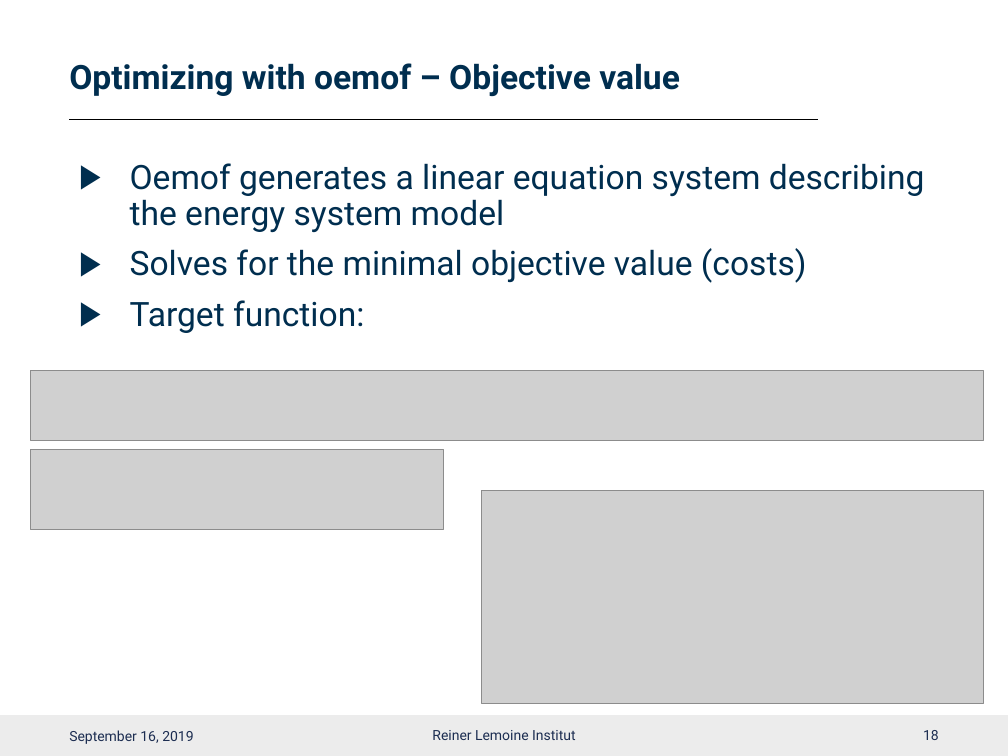
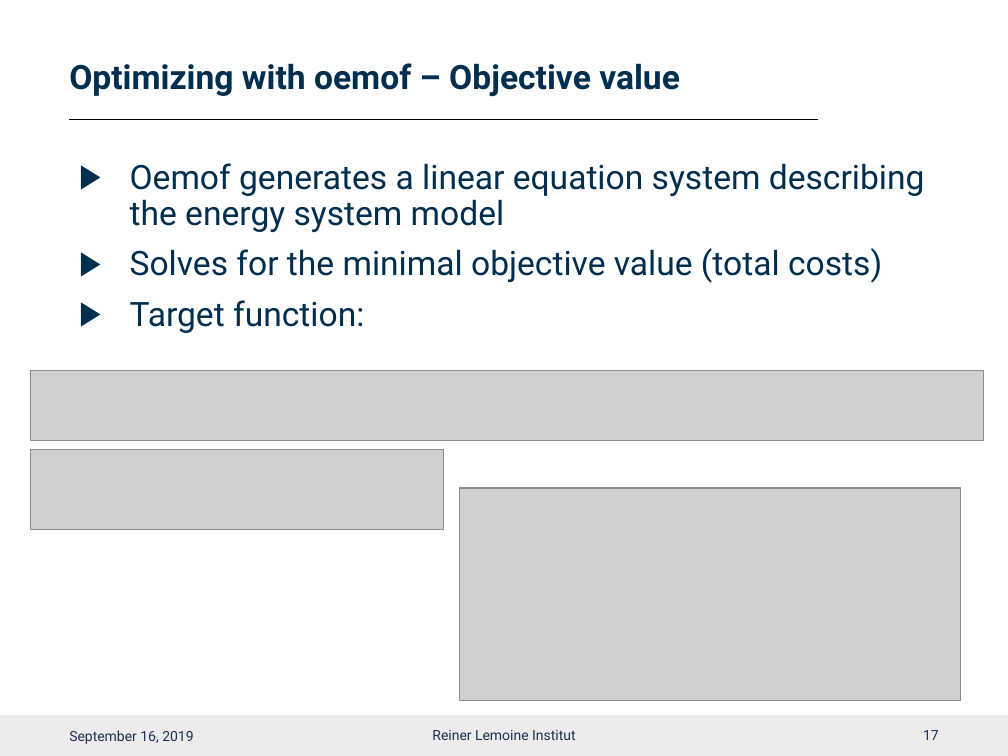
Before and after one commit to smartie2076/oemof_workshop, a slide deck: slide 18 of Oemof_Workshop_03_Basics.pptx (slide 19 before the commit). Drawn at 1008x756 pixels with LibreOffice and Linux fonts; fonts in the diff are those of the drawing; grey boxes stand for pictures; background and template pictures are left out. Boxes give left, top, right and bottom in pixels: in the first picture for what was removed or moved away, otherwise in the second. Text is boxed around its words. In the diff, an @@ line names an element or a change of style, - is before the commit and + after.

```diff
--- a/Oemof_Workshop_03_Basics.pptx
+++ b/Oemof_Workshop_03_Basics.pptx
@@ text at box(130, 248, 882, 283): text changed @@
-▶ Solves for the minimal objective value (costs)
+▶ Solves for the minimal objective value (total costs)
@@ picture: place and size @@
-picture at box(482, 491, 984, 704)
+picture at box(460, 488, 962, 701)
@@ page number at box(923, 730, 939, 740): text changed @@
-18
+17
```
Also in this commit, not shown: 17 other slides changed, 1 slide added, 1 slide removed, 4 other files.
